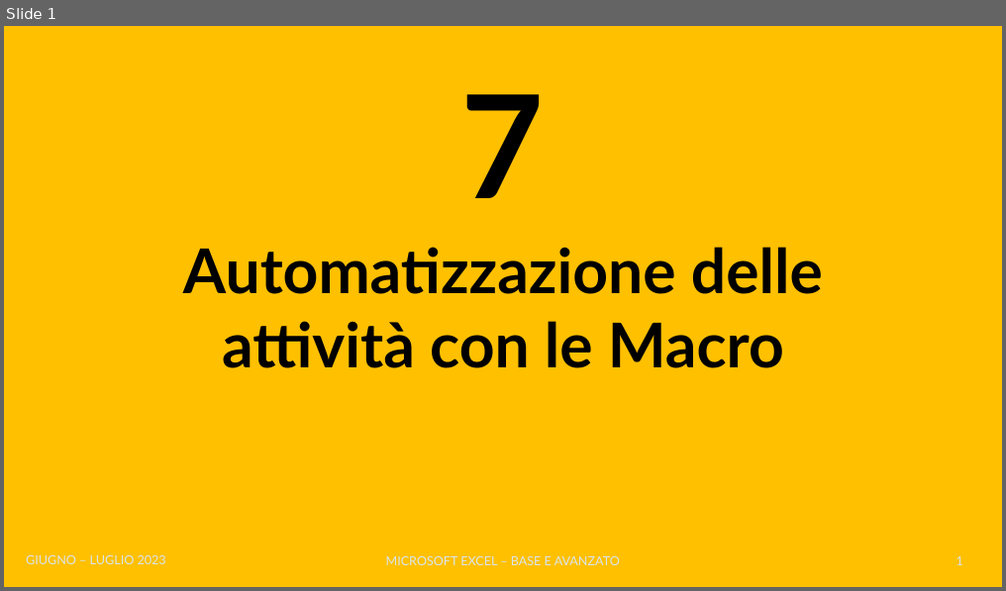
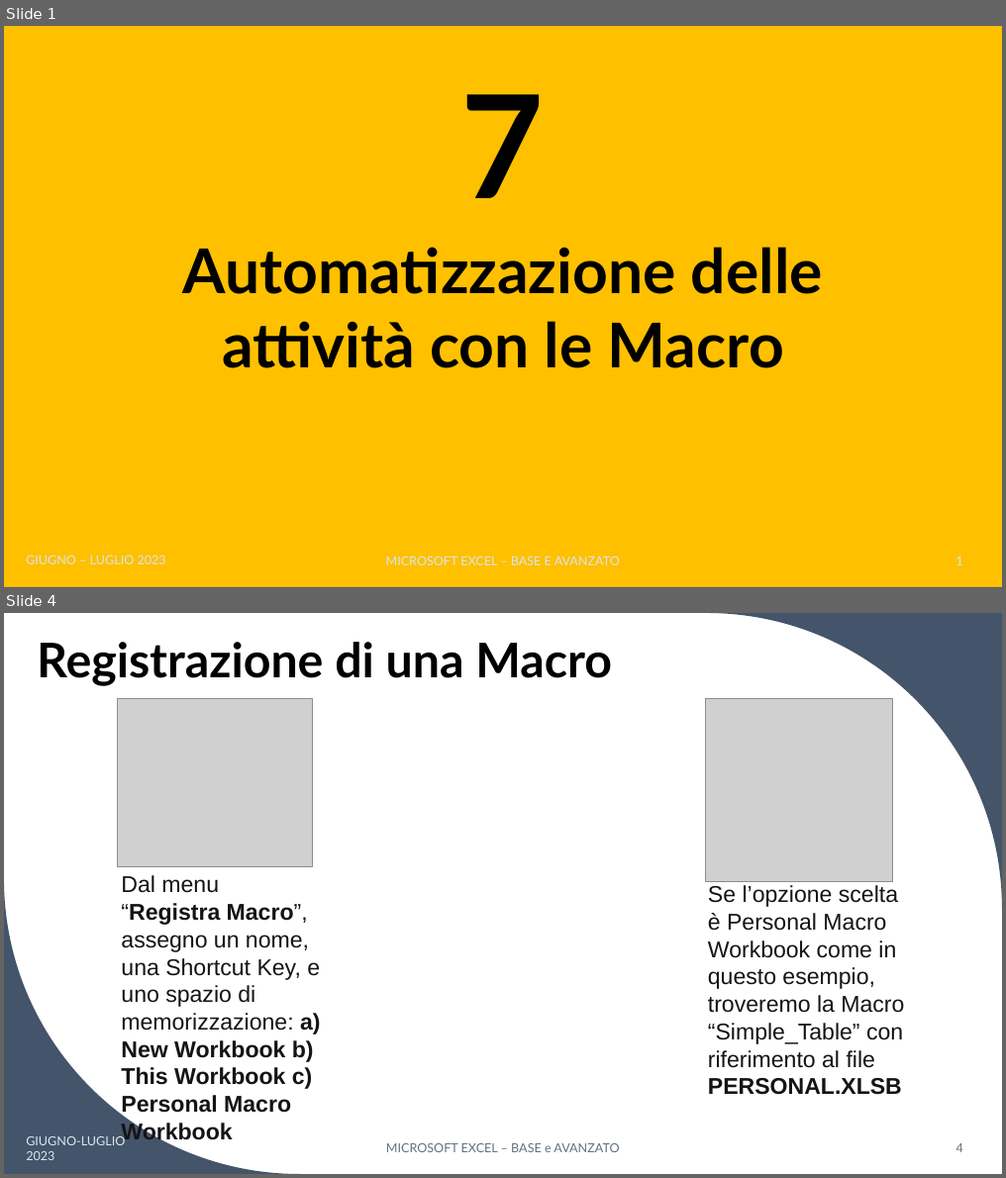
Before and after one commit to teispir/excel, a slide deck: ppt/Corso_Excel_Base_Avanzato_Parte7.pptx. Shown one above the other, each under a label of ours: slide 1 before the commit, slides 1 and 4 after it; the slides between them are not shown. The pictures are 1006x591 and 1006x1178 pixels, drawn with LibreOffice and Linux fonts; fonts in the diff are those of the drawing; grey boxes stand for pictures. Boxes give left, top, right and bottom in pixels: in the first picture for what was removed or moved away, otherwise in the second. Text is boxed around its words. In the diff, an @@ line names an element or a change of style, - is before the commit and + after.

```diff
--- a/ppt/Corso_Excel_Base_Avanzato_Parte7.pptx
+++ b/ppt/Corso_Excel_Base_Avanzato_Parte7.pptx
@@ slide 4 added at [4,613,1002,1174], background #FFFFFF @@
@@ title added at [37,642,612,686], 46 pt, text #000000, bold @@
+Registrazione di una Macro
@@ freeform shape added at [706,613,1002,909], fill #44546A @@
@@ picture added at [117,698,313,866] @@
@@ picture added at [706,698,893,881] @@
@@ freeform shape added at [4,878,300,1174], fill #44546A @@
@@ text added at [121,875,320,1118], 22 pt, text #141414 @@
+Dal menu “Registra Macro”, assegno un nome, una Shortcut Key, e uno spazio di memorizzazione: a) New Workbook b) This Workbook c) Personal Macro Workbook
@@ text added at [708,885,904,1095], 22 pt, text #141414 @@
+Se l’opzione scelta è Personal Macro Workbook come in questo esempio, troveremo la Macro “Simple_Table” con riferimento al file PERSONAL.XLSB
@@ text added at [26,1135,125,1160], 12 pt, text #DAE5EF @@
+GIUGNO-LUGLIO 2023
@@ text added at [386,1144,619,1153], 12 pt, text #637183 @@
+MICROSOFT EXCEL – BASE e AVANZATO
@@ page number added at [956,1144,963,1153], 12 pt, text #637183 @@
+4
```
Also in this commit, not shown: 12 other slides added, 49 other files.
